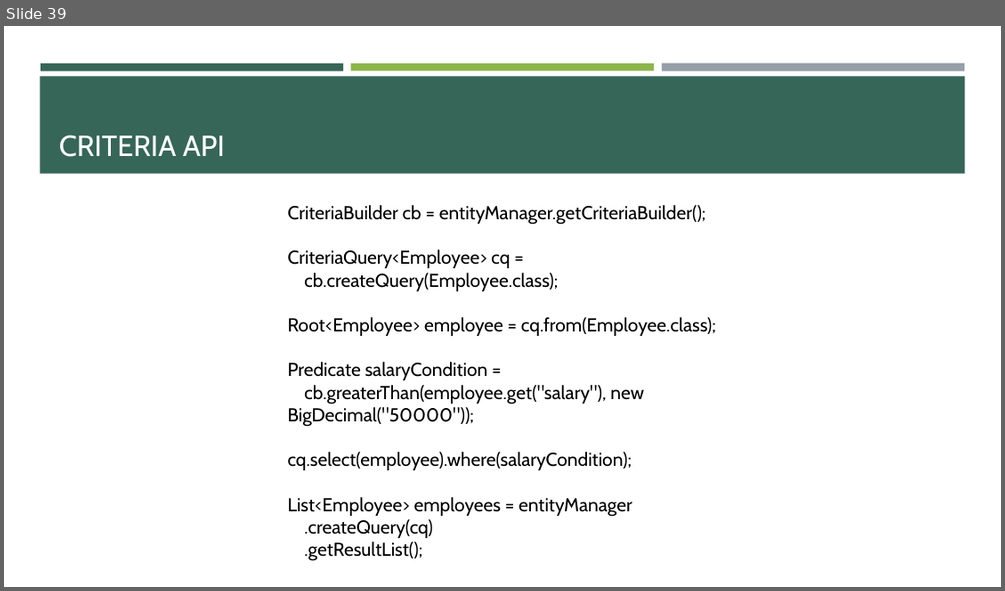
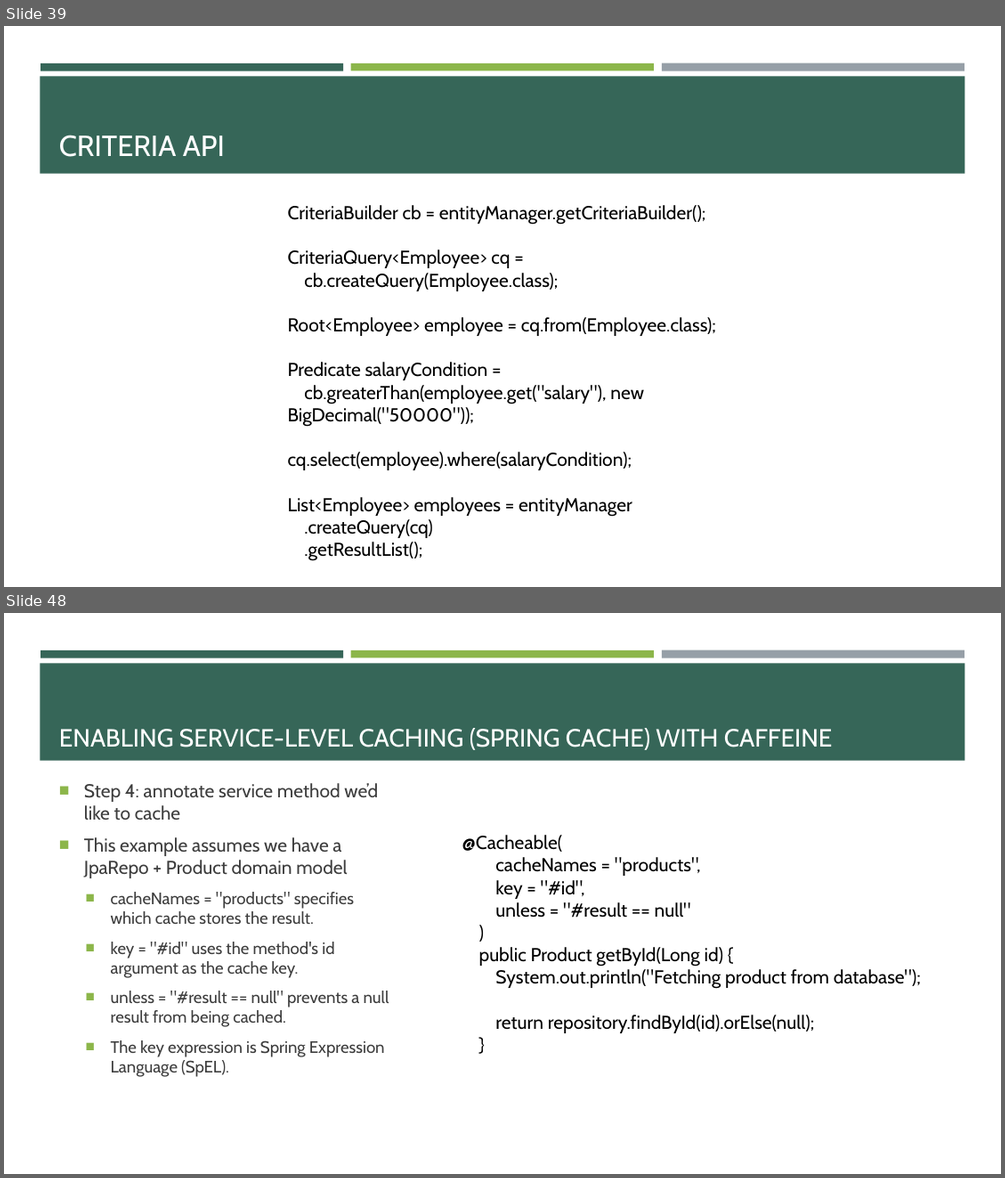
Before and after one commit to e-m-wilson/java-fs, a slide deck: Week_6/02_Hibernate_JPA_&_REST.pptx. Shown one above the other, each under a label of ours: slide 39 before the commit, slides 39 and 48 after it; the slides between them are not shown. The pictures are 1005x591 and 1005x1178 pixels, drawn with LibreOffice and Linux fonts; fonts in the diff are those of the drawing. Boxes give left, top, right and bottom in pixels: in the first picture for what was removed or moved away, otherwise in the second. Text is boxed around its words. In the diff, an @@ line names an element or a change of style, - is before the commit and + after.

```diff
--- a/Week_6/02_Hibernate_JPA_&_REST.pptx
+++ b/Week_6/02_Hibernate_JPA_&_REST.pptx
@@ slide 48 added at [4,613,1001,1174], background #FFFFFF; not listed: 4 template elements that a slide beside it also shows @@
@@ title added at [59,728,833,750], 24 pt, text #FFFFFF @@
+ENABLING SERVICE-LEVEL CACHING (SPRING CACHE) WITH CAFFEINE
@@ text added at [84,783,389,1077], 16 pt, text #3D3D3D @@
+■ Step 4: annotate service method we’d like to cache
+■ This example assumes we have a JpaRepo + Product domain model
+  ■ cacheNames = "products" specifies which cache stores the result.
+  ■ key = "#id" uses the method's id argument as the cache key.
+  ■ unless = "#result == null" prevents a null result from being cached.
+  ■ The key expression is Spring Expression Language (SpEL).
@@ text added at [462,835,921,1033], 18 pt, text #000000 @@
+@Cacheable(
+cacheNames = "products",
+key = "#id",
+unless = "#result == null"
+)
+public Product getById(Long id) {
+System.out.println("Fetching product from database");
+return repository.findById(id).orElse(null);
+}
```
Also in this commit, not shown: 9 other slides added, 30 other files.
